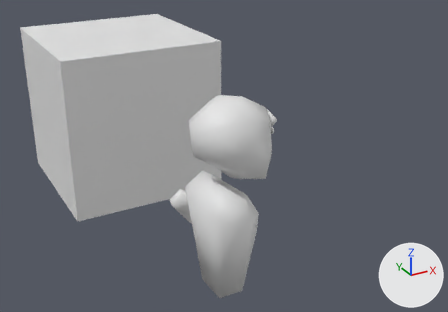
Renders of the Blender file Trees/Assets/Models/Unit/Unit.blend from each side of a commit.
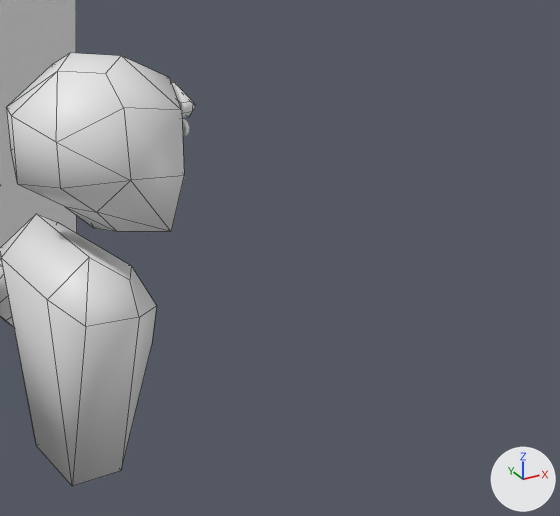
Old and new are each drawn whole from a 50 mm camera at (-2.63, -4.68, 2.78) aimed at (0.89, 1.72, -0.42) and again close up on the part from 41% to 100% of the width and 23% to 100% of the height. Lighting does not change. The marker at lower right points along +X, +Y and +Z. The older version's two pictures come first. The close-ups show mesh edges as thin lines.

Names of what the first close-up shows: 'Body', 'Head', 'Reference Cube' and 3 more.
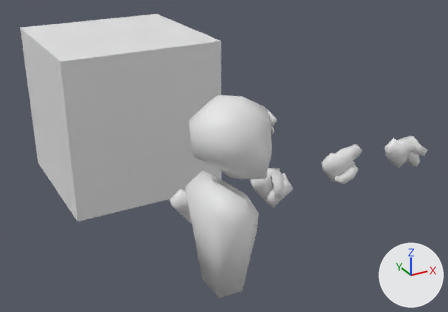
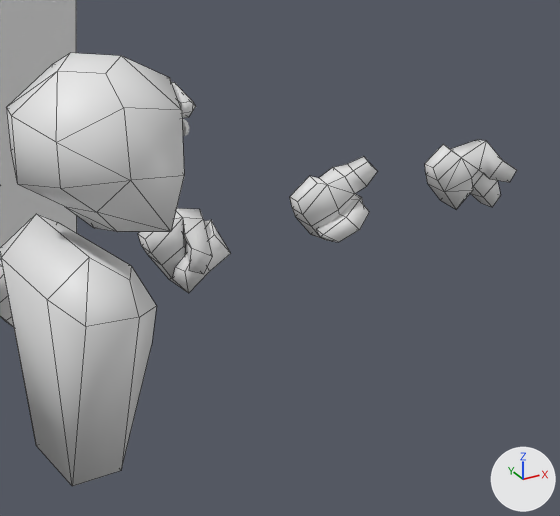
Where the change shows, as pixel boxes (x1, y1, x2, y2) in the close-ups (560 x 516 px):
'HandThumbsUp', added
    after: (290, 156, 377, 242)
'HandFist', added
    after: (138, 208, 231, 293)
'HandPointing', added
    after: (425, 140, 517, 209)

The change, as a list of edits to the scene's bpy script:
```text
Add me_cube_007:
    me_cube_007.from_pydata(...)  # 40 vertices, 39 faces; spans x -0.313..0.181, y -0.133..0.17, z -0.221..0.224
    me_cube_007.polygons.foreach_set('use_smooth', [True] * 39)
Add me_cube_006:
    me_cube_006.from_pydata(...)  # 45 vertices, 45 faces; spans x -0.313..0.233, y -0.12..0.169, z -0.212..0.283
    me_cube_006.polygons.foreach_set('use_smooth', [True] * 45)
Add me_cube_005:
    me_cube_005.from_pydata(...)  # 39 vertices, 42 faces; spans x -0.313..0.3, y -0.154..0.169, z -0.272..0.263
    me_cube_005.polygons.foreach_set('use_smooth', [True] * 42)
Add ob_handfist:
    ob_handfist = bpy.data.objects.new('HandFist', me_cube_007)
    ob_handfist.location = (1.0, 0.64, -0.42)
Add ob_handthumbsup:
    ob_handthumbsup = bpy.data.objects.new('HandThumbsUp', me_cube_006)
    ob_handthumbsup.location = (2.0, 0.64, -0.42)
Add ob_handpointing:
    ob_handpointing = bpy.data.objects.new('HandPointing', me_cube_005)
    ob_handpointing.location = (3.0, 0.64, -0.42)
```
